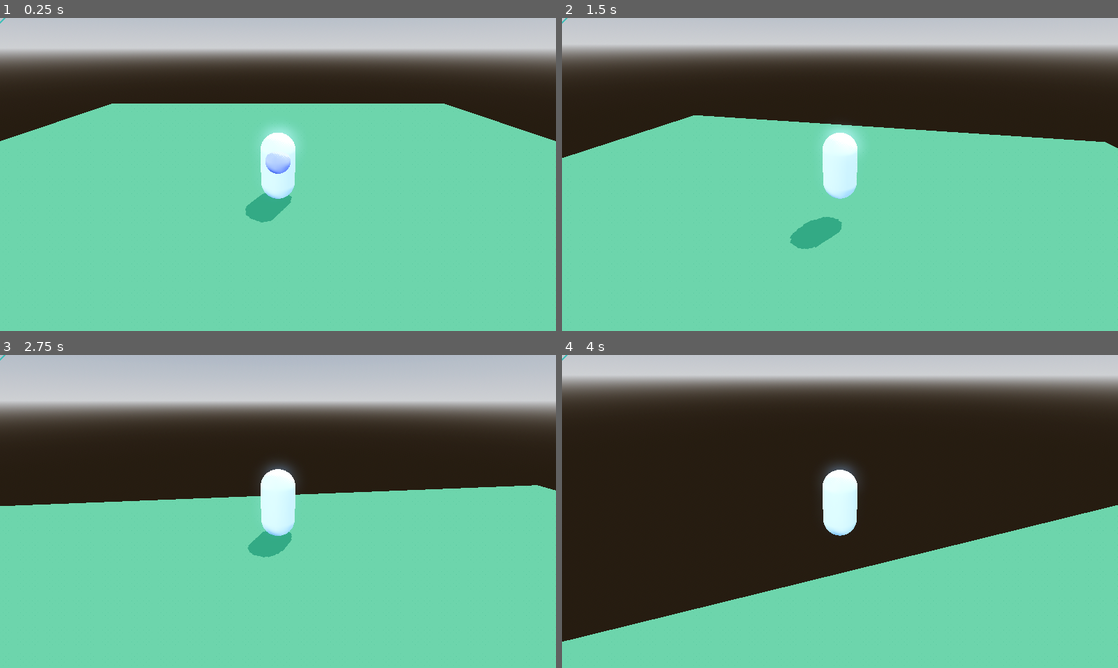
Above: before the commit, frames 1-4 (two rows, left to right).
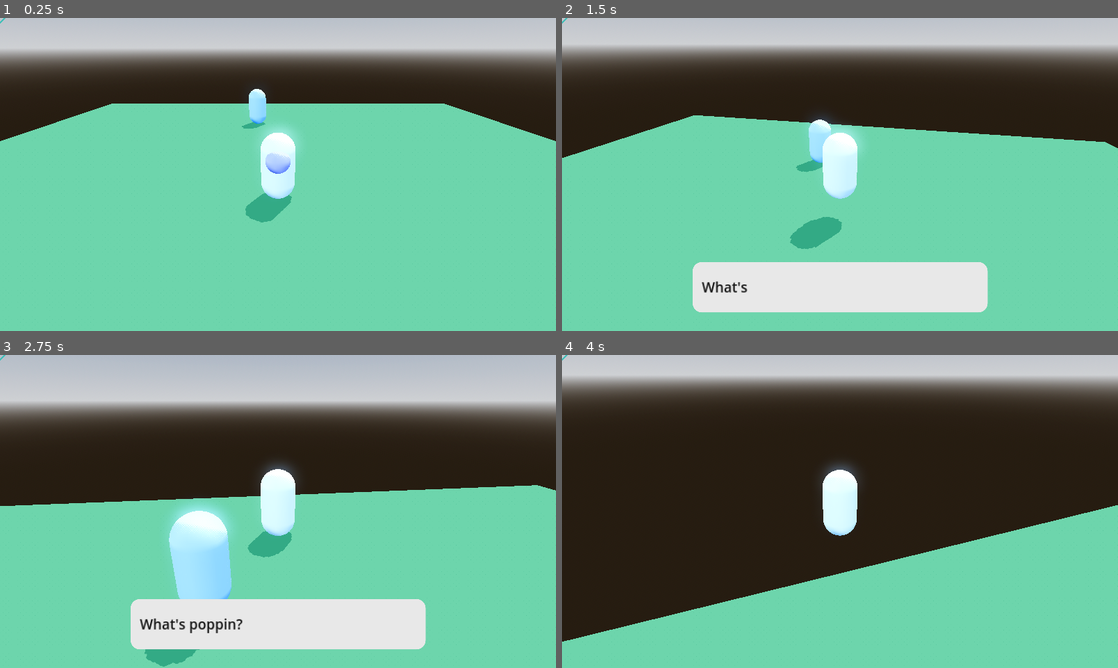
Above: after the commit, the same moments.

Repository: kyle-hessel/godot-narrative-prototype
Game: Godot game, scene res://scenes/main.tscn
Same seed, same stepped clock (60 frames per second), same inputs: the game is played once before the commit and once after it. The engine's default icon, where the game draws it, is replaced by a stand-in: a white triangle on a blue panel in a dark square.
Inputs (mouse positions are in pixels of both pictures, inside the frame that each line leads up to):
- Up to frame 1 (0.25 s): no input
- Up to frame 2 (1.5 s): tap Enter at 0.5 s; move the mouse to (867, 174) at 0.52 s; press the mouse at (867, 174) at 0.53 s; hold W (forward) from 0.53 s (still down); tap Space (jump) at 0.77 s; move the mouse to (812, 174) at 1.27 s; release the mouse at (812, 174) at 1.28 s; tap 1 (combat_action1) at 1.35 s
- Up to frame 3 (2.75 s): keep holding W (forward); tap Space (jump) at 1.52 s; click (250, 511) at 1.55 s; move the mouse to (289, 505) at 2.02 s; hold 2 (combat_action2) from 2.03 s (still down); click (289, 505) at 2.3 s
- Up to frame 4 (4 s): keep holding W (forward); move the mouse to (834, 517) at 2.77 s; release 2 (combat_action2) at 2.78 s; tap 3 (combat_action3) at 2.85 s; tap Space (jump) at 3.02, 3.77 s; click (834, 517) at 3.05 s; move the mouse to (878, 514) at 3.52 s; hold 4 (combat_action4) from 3.53 s (still down); click (878, 514) at 3.8 s

The runs differ from the first frame. In frame 1, 0.4% of the frame differs, in the area x 43-48%, y 22-36%; in frame 2, 9.0%; in frame 3, 12%, in the area x 23-77%, y 47-100%; in frame 4, nothing differs.

Commit message:
I documented everything for the dialogue_manager and textbox scripts (and learned a lot in the process) and improved them slightly. I also added a sample way to early out of dialogue in npc_base.

Diff:
--- a/scenes/UI/dialogue/textbox.tscn
+++ b/scenes/UI/dialogue/textbox.tscn
@@ -29,5 +29,3 @@
 
 [node name="LetterDisplayTimer" type="Timer" parent="."]
 one_shot = true
-
-[connection signal="timeout" from="LetterDisplayTimer" to="." method="_on_letter_display_timer_timeout"]
--- a/scenes/main.tscn
+++ b/scenes/main.tscn
@@ -76,3 +76,8 @@
 
 [node name="NPCDefault" parent="." instance=ExtResource("5_mxwrk")]
 transform = Transform3D(1, 0, 0, 0, 1, 0, 0, 0, 1, -9.34717, 0, 0)
+
+[node name="NPCDefault2" parent="." node_paths=PackedStringArray("npc_mesh", "npc_stats") instance=ExtResource("5_mxwrk")]
+transform = Transform3D(-4.37114e-08, 0, -1, 0, 1, 0, 1, 0, -4.37114e-08, -1.20695, 0, -8.91832)
+npc_mesh = NodePath("../NPCDefault/MeshInstance3D")
+npc_stats = NodePath("../NPCDefault/NPCData/NPCStats")
--- a/scenes/singletons/dialogue_manager.tscn
+++ b/scenes/singletons/dialogue_manager.tscn
@@ -6,3 +6,6 @@
 layout_mode = 3
 anchors_preset = 0
 script = ExtResource("1_l636m")
+
+[node name="DialogueFlushTimer" type="Timer" parent="."]
+one_shot = true
--- a/scripts/UI/dialogue/textbox.gd
+++ b/scripts/UI/dialogue/textbox.gd
@@ -4,7 +4,7 @@
 
 @onready var textbox_margin: MarginContainer = $TextboxMargin
 @onready var textbox_panel: PanelContainer = $TextboxMargin/TextboxPanel
-@onready var dialogue_label: Label = $TextboxMargin/TextboxPanel/DialogueLabel
+@onready var dialogue_label: Label = $TextboxMargin/TextboxPanel/DialogueLabel # make this a richtextlabel!
 @onready var letter_display_timer: Timer = $LetterDisplayTimer
 
 const MAX_WIDTH: int = 256
@@ -19,22 +19,29 @@
 var punctuation_time: float = 0.2
 
 func _ready() -> void:
-	dialogue_label.autowrap_mode = TextServer.AUTOWRAP_WORD
+	# ARBITRARY wraps per-letter, WORD wraps, well, per-word.
+	dialogue_label.autowrap_mode = TextServer.AUTOWRAP_ARBITRARY
+	# each time the timer started by display_letter ends, said function is recursively called again by this lambda function.
+	letter_display_timer.timeout.connect(func(): display_letter())
 
 func display_text(text_to_display: String) -> void:
+	# fill the dialogue string with the passed in text, but don't apply it to the label itself yet.
 	dialogue = text_to_display
-	#dialogue_label.text = dialogue
 
+	# begin displaying letters one by one for the given string of dialogue.
 	display_letter()
 
 func display_letter() -> void:
+	# one by one, add each letter from the dialogue to the label each time this function is called.
 	dialogue_label.text += dialogue[letter_index]
 
+	# increment to the next letter, and if at the end of the dialogue, notify dialogue_manager and return early.
 	letter_index += 1
 	if letter_index >= dialogue.length():
 		finished_displaying.emit()
 		return
 
+	# determine the speed between character print-outs using a timer, and vary said timer's speed depending on punctuation, etc.
 	match dialogue[letter_index]:
 		"!", ".", ",", "?" when (letter_index < dialogue.length()):
 			letter_display_timer.start(punctuation_time)
@@ -44,6 +51,3 @@
 			letter_display_timer.start(space_time)
 		_:
 			letter_display_timer.start(letter_time)
-
-func _on_letter_display_timer_timeout():
-	display_letter()
--- a/scripts/managers/dialogue_manager.gd
+++ b/scripts/managers/dialogue_manager.gd
@@ -1,5 +1,6 @@
 extends Control
 
+# a sub-manager for ui_manager that handles solely dialogue, since it specifically requires displaying string data to the screen in a chronological sequence.
 class_name DialogueManager
 
 @onready var textbox: PackedScene = preload("res://scenes/UI/dialogue/textbox.tscn")
@@ -12,35 +13,45 @@
 var can_advance_line: bool = false
 
 func _unhandled_input(event: InputEvent) -> void:
+	# if the right key is pressed, there is an active dialogue, and there is a line to advance to, reload the textbox.
 	if (event.is_action_pressed("gui_select") && is_dialogue_active && can_advance_line):
 		reload_textbox()
 
+# starts a new dialogue if one isn't active by displaying a textbox with the given dialogue lines.
 func start_dialogue(lines: Array[String]) -> void:
 	if is_dialogue_active:
 		return
 
+	# overwrite pre-existing dialogue_lines with new lines that were passed to the dialogue manager.
 	dialogue_lines = lines
 	show_textbox()
 
+	# mark dialogue as active once a textbox is shown so another can't be instantiated over the existing one.
 	is_dialogue_active = true
 
+# instantiate the textbox, hook up a signal for advancing dialogue lines, and begin dialogue printing to the textbox.
 func show_textbox() -> void:
 	textbox_inst = textbox.instantiate()
-	textbox_inst.finished_displaying.connect(_on_textbox_finished_displaying)
+	# for consistent naming behind the scenes, probably not necessary but could be useful.
+	textbox_inst.name = "TextboxLine" + str(current_line_index)
+	# mark can_advance_line as true again once the textbox deems the current string as finished displaying, using this lamba function.
+	textbox_inst.finished_displaying.connect(func(): can_advance_line = true)
 	add_child(textbox_inst)
+	# using the current line index (incremented using player input), decide which dialogue line to print from what was passed into the manager.
 	textbox_inst.display_text(dialogue_lines[current_line_index])
+	# mark can_advance_line to false for now so that the line can't be skipped pre-emptively (modify later to print out all dialogue at once when skipping early).
 	can_advance_line = false
 
+# deletes the current textbox, increments which dialogue string should be fed into the next textbox, and draws the next line with a new textbox if there is one.
 func reload_textbox() -> void:
-	textbox_inst.queue_free()
+	textbox_inst.queue_free() # could add a function here instead that plays an animation before queue_free.
 
 	current_line_index += 1
+	# if there is no more dialogue, reset to defaults.
 	if current_line_index >= dialogue_lines.size():
 		is_dialogue_active = false
+		can_advance_line = false
 		current_line_index = 0
 		return
 
 	show_textbox()
-
-func _on_textbox_finished_displaying() -> void:
-	can_advance_line = true
--- a/scripts/npc_scripts/npc_base.gd
+++ b/scripts/npc_scripts/npc_base.gd
@@ -14,14 +14,20 @@
 	Other = 4
 }
 
+# sample array of dialogue strings for an NPC.
 const test_dialogue: Array[String] = [
-	"Hey mang, what's poppin?",
+	"What's poppin?",
 	"Ya like jazz?",
-	"So, what's the deal with game engines anyway, amiright!? *laugh track*"
+	"brrrrrrrrrrrrrrrrrrrrrrrrrrrrrrrraaaaaaaaaaaaaaaaaaaaaaaaapppppppppppppppp!!!"
 ]
 
-func _on_overlap_area_body_entered(body):
+func _on_overlap_area_body_entered(body: Node3D):
+	# sample dialogue trigger by an NPC.
 	GameManager.ui_manager.dialogue_manager.start_dialogue(test_dialogue)
 
-func _on_overlap_area_body_exited(body):
-	pass # Replace with function body.
+func _on_overlap_area_body_exited(body: Node3D):
+	# a hacky sample way to force-delete dialogue when roaming too far from an NPC.
+	var dlg_m: DialogueManager = GameManager.ui_manager.dialogue_manager
+	if dlg_m.is_dialogue_active:
+		dlg_m.current_line_index = 99 # overload to a value bigger than any array of dialogue strings ever ought to be
+		dlg_m.reload_textbox()
